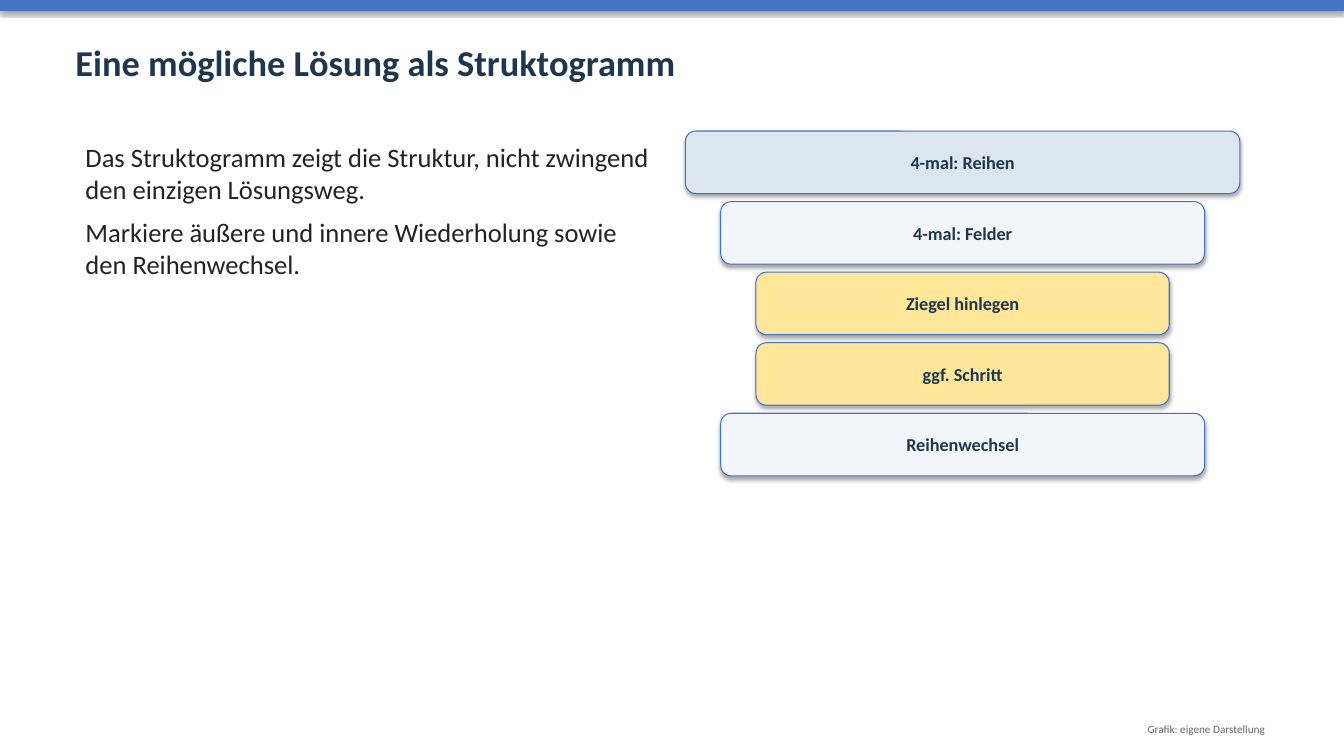
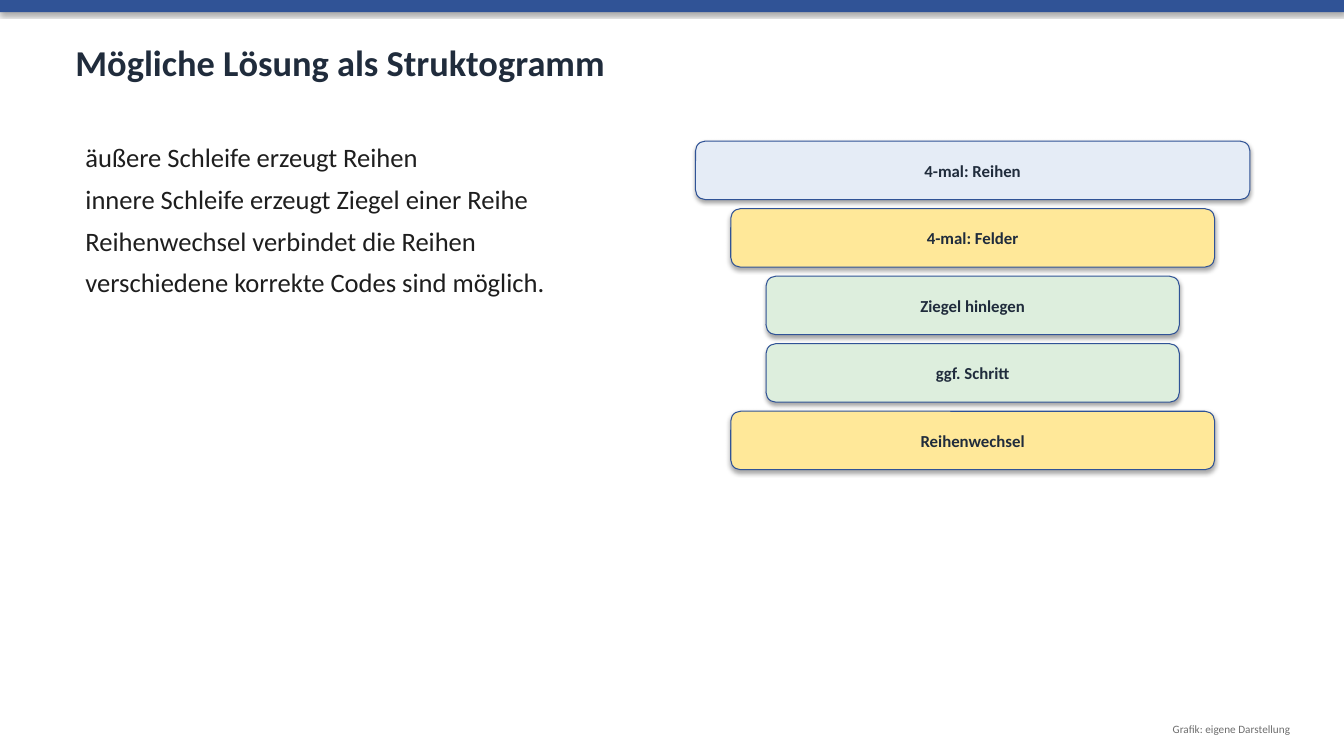
Before and after one commit to audipz/Unterrichtsmaterial_Oberschule_Sachsen, a slide deck: slide 7 of Unterrichtsmaterial_Oberschule_Sachsen/Klasse_8/03_Robot_Karol/05_Praesentationen/05_Karol_Projekt.pptx (slide 8 before the commit). Drawn at 1344x756 pixels with LibreOffice and Linux fonts; fonts in the diff are those of the drawing. Boxes give left, top, right and bottom in pixels: in the first picture for what was removed or moved away, otherwise in the second. Text is boxed around its words. In the diff, an @@ line names an element or a change of style, - is before the commit and + after.

```diff
--- a/Unterrichtsmaterial_Oberschule_Sachsen/Klasse_8/03_Robot_Karol/05_Praesentationen/05_Karol_Projekt.pptx
+++ b/Unterrichtsmaterial_Oberschule_Sachsen/Klasse_8/03_Robot_Karol/05_Praesentationen/05_Karol_Projekt.pptx
@@ rectangle at [0, 0, 1344, 12]: fill #4472C4 to #305396 @@
@@ text at [75, 50, 605, 82]: text changed; text colour #1F374E to #202C3C @@
-Eine mögliche Lösung als Struktogramm
+Mögliche Lösung als Struktogramm
@@ text at [85, 148, 545, 297]: text changed; text colour #232323 to #1E1E1E @@
-Das Struktogramm zeigt die Struktur, nicht zwingend den einzigen Lösungsweg.
-Markiere äußere und innere Wiederholung sowie den Reihenwechsel.
+äußere Schleife erzeugt Reihen
+innere Schleife erzeugt Ziegel einer Reihe
+Reihenwechsel verbindet die Reihen
+verschiedene korrekte Codes sind möglich.
@@ rounded rectangle "4-mal: Reihen": place and size @@
-rounded rectangle "4-mal: Reihen" at [686, 131, 1240, 194]
+rounded rectangle "4-mal: Reihen" at [696, 141, 1250, 200]
@@ rounded rectangle "4-mal: Reihen" at [696, 141, 1250, 200]: size 13 to 12 pt, text colour #1F374E to #202C3C; fill #DCE6F1 to #E5ECF6; outline #4472C4 0.75 pt to #305396 0.75 pt @@
@@ rounded rectangle "4-mal: Felder" at [731, 209, 1215, 267]: size 13 to 12 pt, text colour #1F374E to #202C3C; fill #F2F6FA to #FFE899; outline #4472C4 0.75 pt to #305396 0.75 pt @@
@@ rounded rectangle "4-mal: Felder": place and size @@
-rounded rectangle "4-mal: Felder" at [721, 202, 1205, 264]
+rounded rectangle "4-mal: Felder" at [731, 209, 1215, 267]
@@ rounded rectangle "Ziegel hinlegen" at [766, 276, 1180, 335]: size 13 to 12 pt, text colour #1F374E to #202C3C; fill #FFE699 to #DDEEDD; outline #4472C4 0.75 pt to #305396 0.75 pt @@
@@ rounded rectangle "Ziegel hinlegen": place and size @@
-rounded rectangle "Ziegel hinlegen" at [756, 272, 1170, 335]
+rounded rectangle "Ziegel hinlegen" at [766, 276, 1180, 335]
@@ rounded rectangle "ggf. Schritt": place and size @@
-rounded rectangle "ggf. Schritt" at [756, 343, 1170, 405]
+rounded rectangle "ggf. Schritt" at [766, 344, 1180, 402]
@@ rounded rectangle "ggf. Schritt" at [766, 344, 1180, 402]: size 13 to 12 pt, text colour #1F374E to #202C3C; fill #FFE699 to #DDEEDD; outline #4472C4 0.75 pt to #305396 0.75 pt @@
@@ rounded rectangle "Reihenwechsel": place and size @@
-rounded rectangle "Reihenwechsel" at [721, 413, 1205, 476]
+rounded rectangle "Reihenwechsel" at [731, 411, 1215, 470]
@@ rounded rectangle "Reihenwechsel" at [731, 411, 1215, 470]: size 13 to 12 pt, text colour #1F374E to #202C3C; fill #F2F6FA to #FFE899; outline #4472C4 0.75 pt to #305396 0.75 pt @@
@@ text "Grafik: eigene Darstellung": place and size @@
-text "Grafik: eigene Darstellung" at [1148, 725, 1265, 735]
+text "Grafik: eigene Darstellung" at [1173, 725, 1290, 735]
@@ text "Grafik: eigene Darstellung" at [1173, 725, 1290, 735]: text colour #646464 to #6E6E6E @@
```
Also in this commit, not shown: 7 other slides changed, 2 slides removed, 9 other files.
